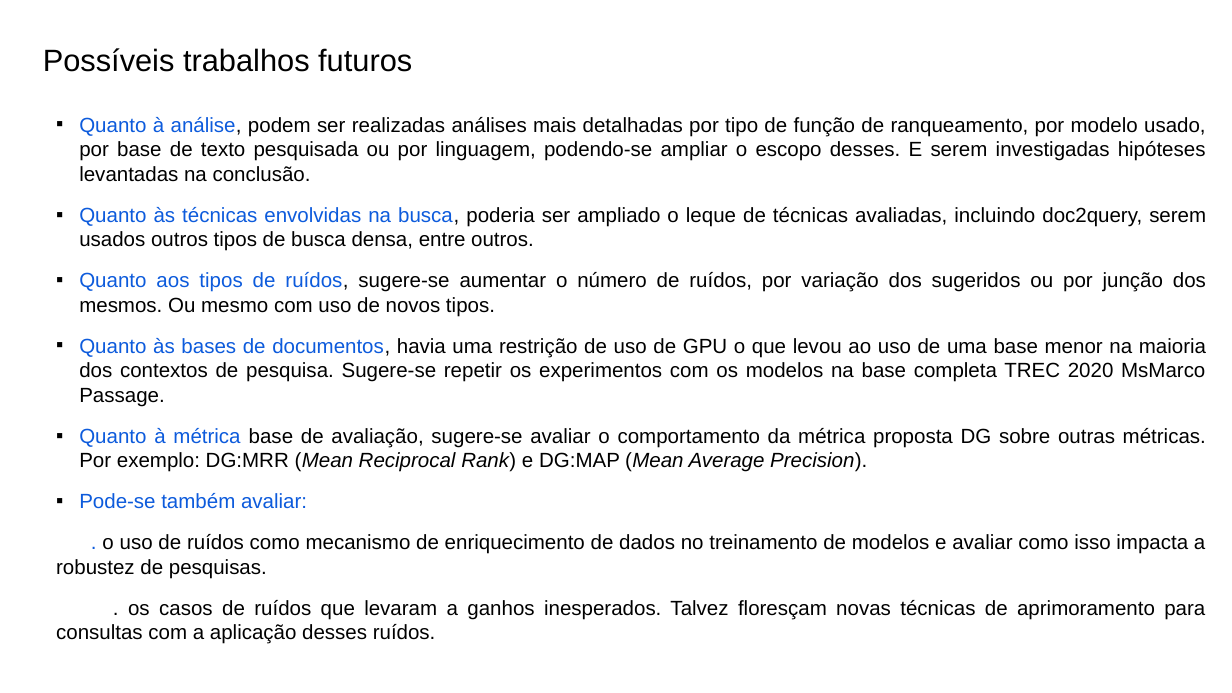
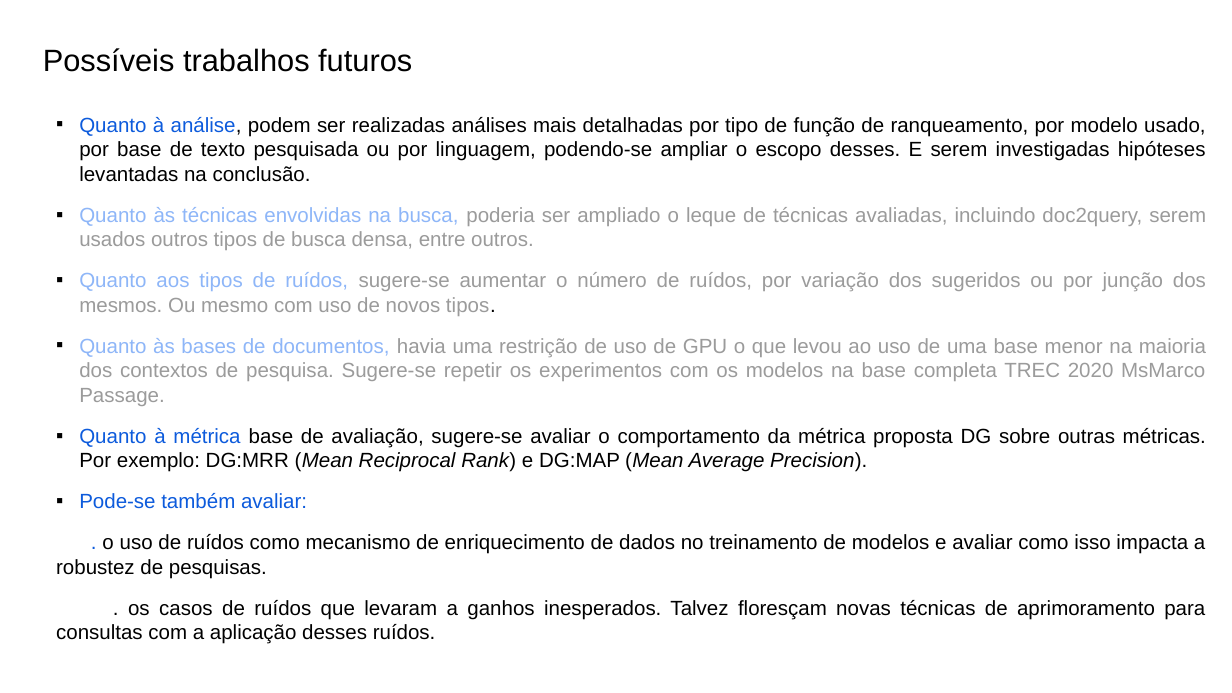
Before and after one commit to leonardo3108/robustez-query, a slide deck: slide 15 of docs/presentations/Apresentação final - 20211209.pptx (slide 12 before the commit). Drawn at 1232x693 pixels with LibreOffice and Linux fonts; fonts in the diff are those of the drawing. Boxes give left, top, right and bottom in pixels: in the first picture for what was removed or moved away, otherwise in the second. Text is boxed around its words. In the diff, an @@ line names an element or a change of style, - is before the commit and + after.

```diff
--- a/docs/presentations/Apresentação final - 20211209.pptx
+++ b/docs/presentations/Apresentação final - 20211209.pptx
@@ text at box(79, 207, 1206, 406): text colour #0D5BDC to #8EB6F8 in "Quanto às técnicas envolvidas na busca,", "Quanto aos tipos de ruídos,", "Quanto às bases de documentos,"; text colour #000000 to #8EB6F8 in "busca,", "ruídos,", "documentos,"; text colour #000000 to #9B9B9B in "poderia ser ampliado o leque de técnicas ...", "sugere-se aumentar o número de ruídos, por ...", "havia uma restrição de uso de GPU ..." @@
```
Also in this commit, not shown: 6 other slides changed, 3 slides added.
